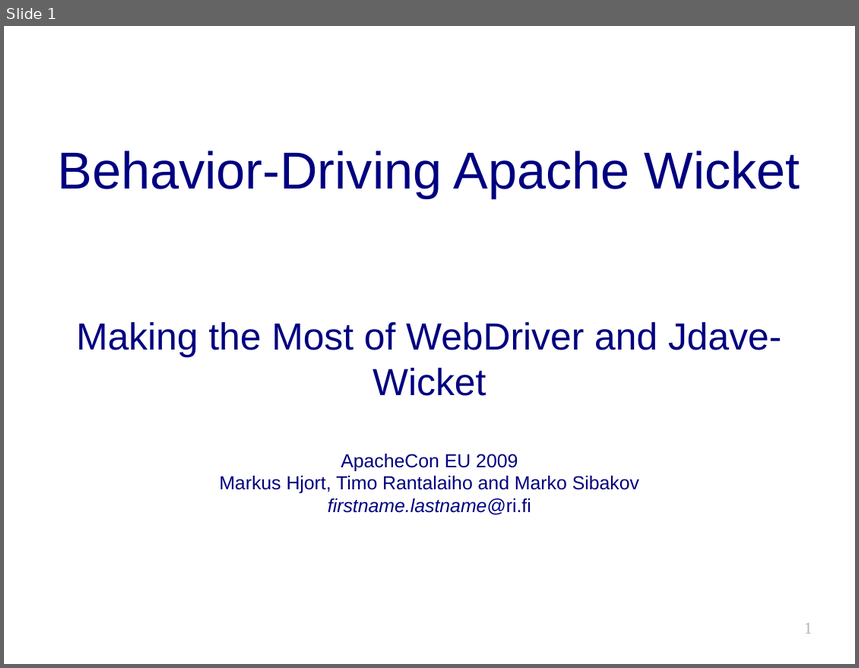
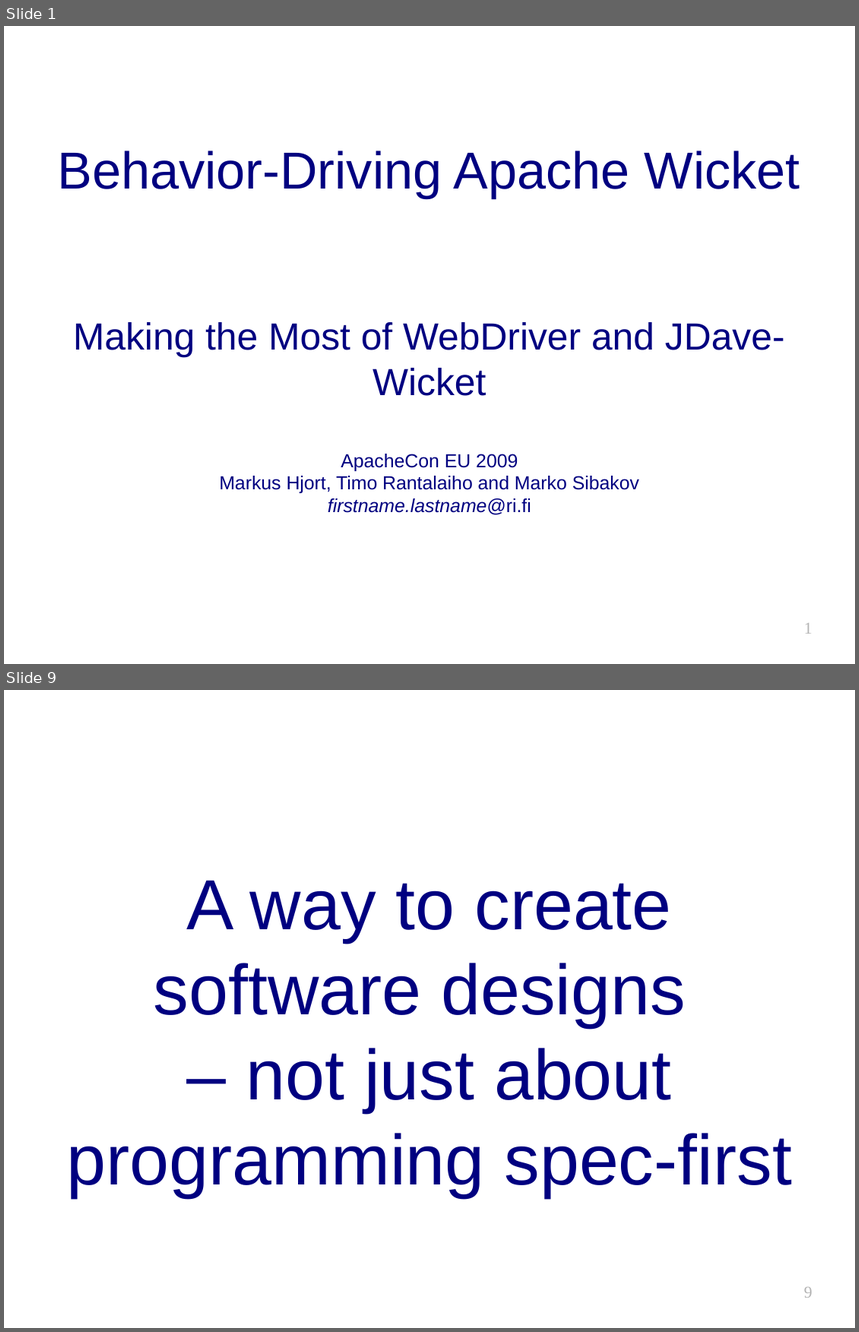
Before and after one commit to jdave/kansanpankki, a slide deck: doc/bdd-wicket-apachecon_eu_2009-hjort_rantalaiho_sibakov.odp. Shown one above the other, each under a label of ours: slide 1 before the commit, slides 1 and 9 after it; the slides between them are not shown. The pictures are 859x668 and 859x1332 pixels, drawn with LibreOffice and Linux fonts; fonts in the diff are those of the drawing; background and template pictures are left out. Boxes give left, top, right and bottom in pixels: in the first picture for what was removed or moved away, otherwise in the second. Text is boxed around its words. In the diff, an @@ line names an element or a change of style, - is before the commit and + after.

```diff
--- a/doc/bdd-wicket-apachecon_eu_2009-hjort_rantalaiho_sibakov.odp
+++ b/doc/bdd-wicket-apachecon_eu_2009-hjort_rantalaiho_sibakov.odp
@@ slide 9 added at (4,690,855,1328), background #FFFFFF @@
@@ subtitle added at (67,880,791,1198), 60 pt, text #000080 @@
+A way to create software designs
+– not just about programming spec-first
@@ page number added at (804,1287,813,1298), 14 pt, text #B3B3B3 @@
+9
@@ slide 1 changed as well @@
@@ subtitle at (73,322,785,396): text changed @@
-Making the Most of WebDriver and Jdave-Wicket
+Making the Most of WebDriver and JDave-Wicket
```
Also in this commit, not shown: 40 other slides added.
